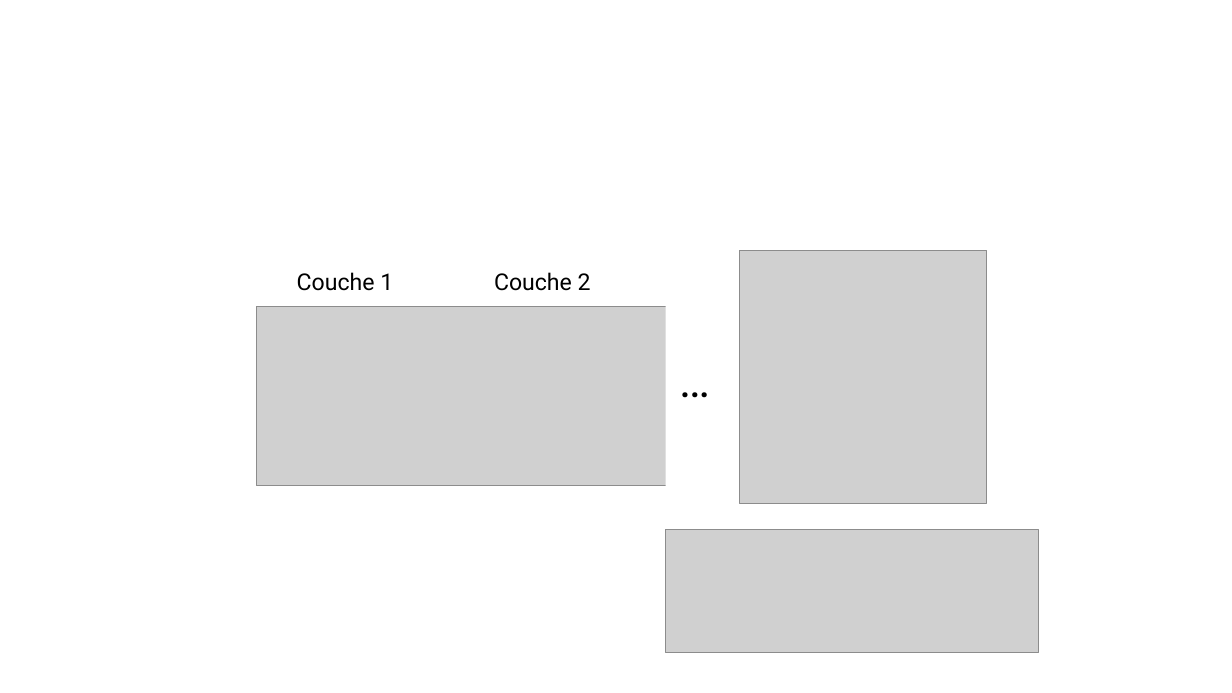
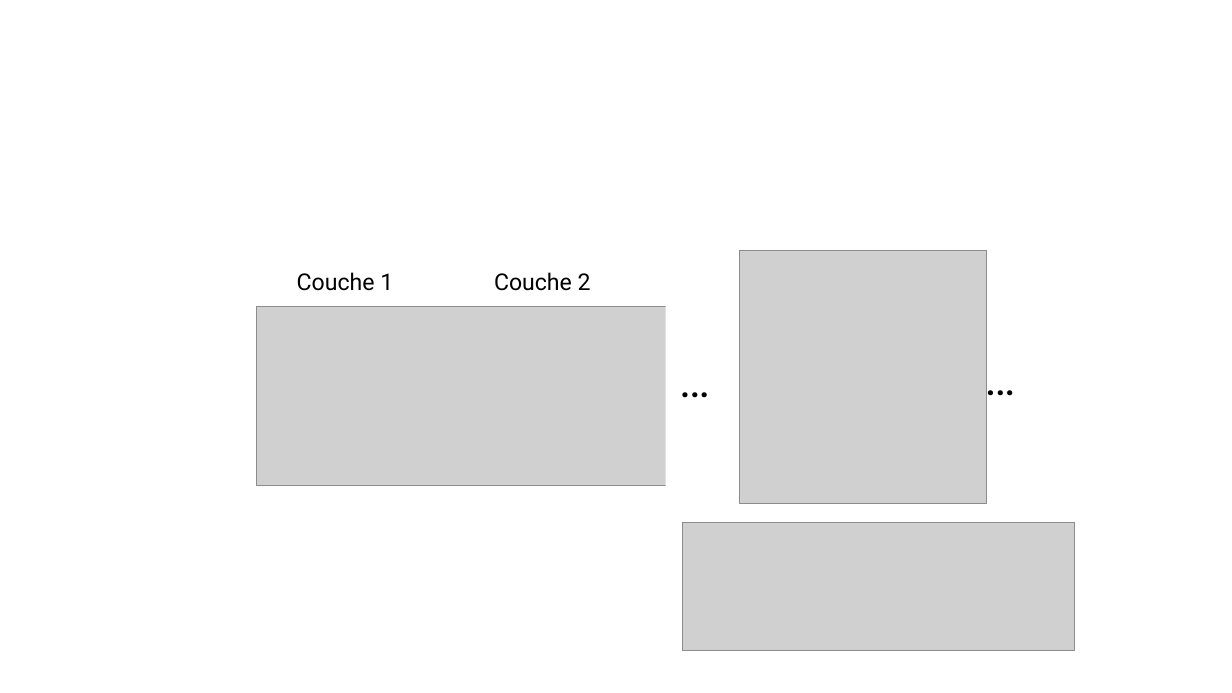
Before and after one commit to pirelaurent/IA_boite_blanche, a slide deck: slide 13 of outillage.pptx. Drawn at 1232x693 pixels with LibreOffice and Linux fonts; fonts in the diff are those of the drawing; grey boxes stand for pictures. Boxes give left, top, right and bottom in pixels: in the first picture for what was removed or moved away, otherwise in the second. Text is boxed around its words. In the diff, an @@ line names an element or a change of style, - is before the commit and + after.

```diff
--- a/outillage.pptx
+++ b/outillage.pptx
@@ text added at box(976, 345, 1033, 410), 36 pt, text #000000 @@
+…
@@ picture: place and size @@
-picture at box(665, 530, 1038, 653)
+picture at box(682, 522, 1075, 651)
```
Also in this commit, not shown: 2 other slides changed, 8 other files.
